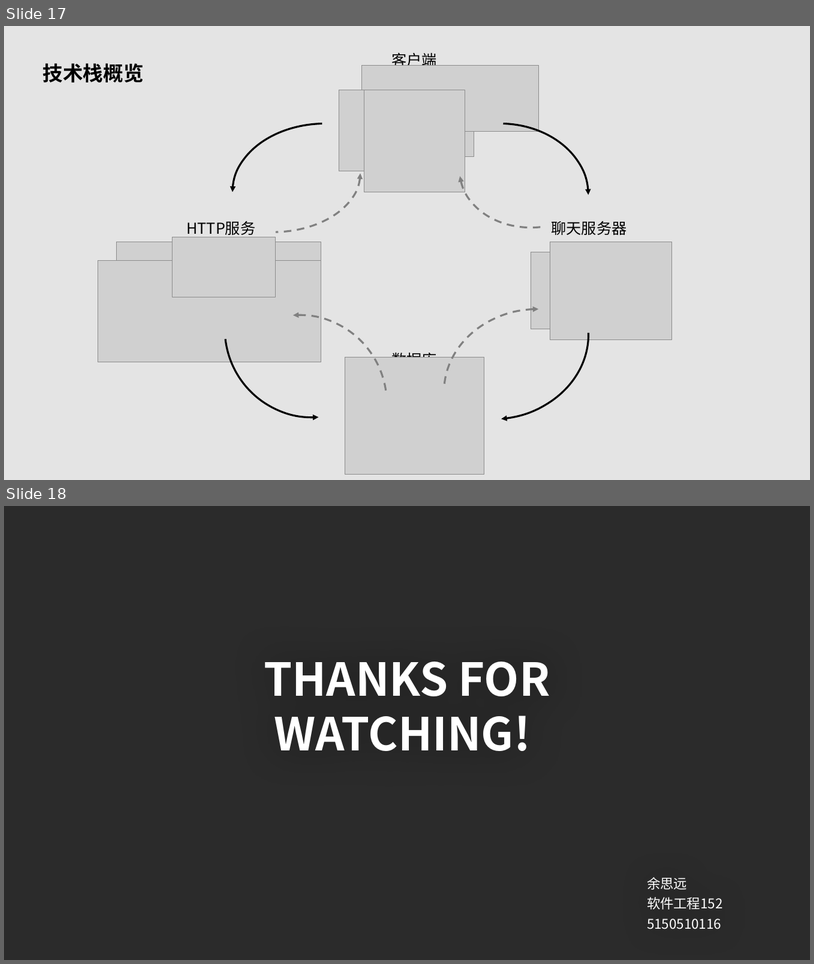
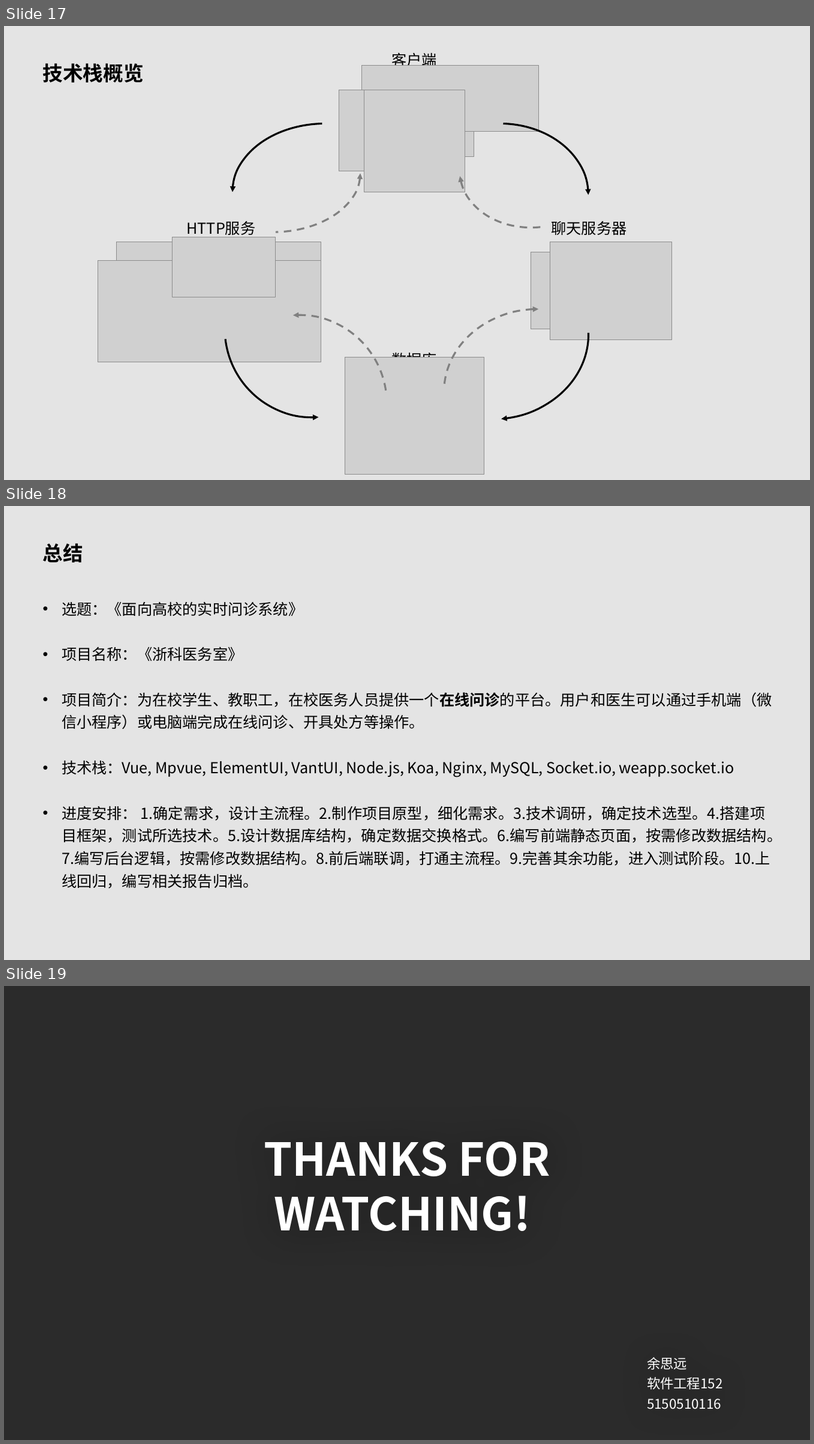
Before and after one commit to Adonis9703/learn-doc, a slide deck: 答辩/开题答辩.pptx. Shown one above the other, each under a label of ours: slides 17 and 18 before the commit, slides 17, 18 and 19 after it. The pictures are 814x964 and 814x1444 pixels, drawn with LibreOffice and Linux fonts; fonts in the diff are those of the drawing; grey boxes stand for pictures; background and template pictures are left out; a plain dark background stands for a picture behind light text. Boxes give left, top, right and bottom in pixels: in the first picture for what was removed or moved away, otherwise in the second. Text is boxed around its words. In the diff, an @@ line names an element or a change of style, - is before the commit and + after.

```diff
--- a/答辩/开题答辩.pptx
+++ b/答辩/开题答辩.pptx
@@ slide 18 added at (4, 506, 810, 960), background #E4E4E4 @@
@@ text added at (43, 543, 83, 562), 24 pt, text #000000, bold @@
+总结
@@ text added at (62, 601, 782, 888), 18 pt, text #000000 @@
+• 选题：《面向高校的实时问诊系统》
+• 项目名称：《浙科医务室》
+• 项目简介：为在校学生、教职工，在校医务人员提供一个在线问诊的平台。用户和医生可以通过手机端（微信小程序）或电脑端完成在线问诊、开具处方等操作。
+• 技术栈：Vue, Mpvue, ElementUI, VantUI, Node.js, Koa, Nginx, MySQL, Socket.io, weapp.socket.io
+• 进度安排： 1.确定需求，设计主流程。2.制作项目原型，细化需求。3.技术调研，确定技术选型。4.搭建项目框架，测试所选技术。5.设计数据库结构，确定数据交换格式。6.编写前端静态页面，按需修改数据结构。7.编写后台逻辑，按需修改数据结构。8.前后端联调，打通主流程。9.完善其余功能，进入测试阶段。10.上线回归，编写相关报告归档。
@@ what was slide 18 is now slide 19 @@
```
Also in this commit, not shown: 1 other file.
